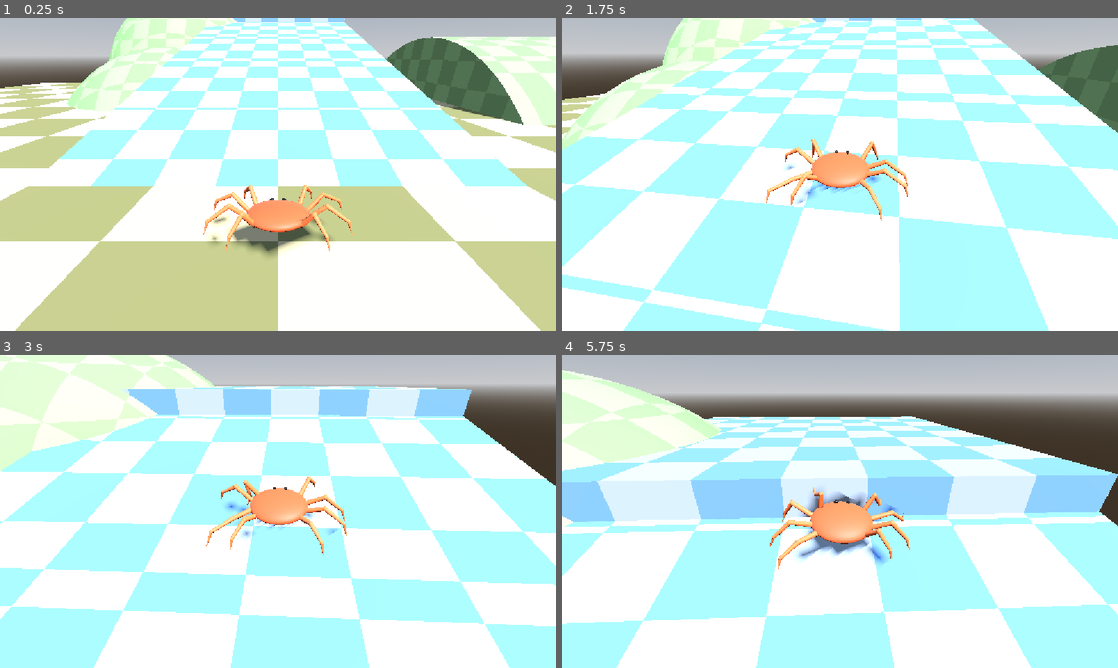
Above: before the commit, frames 1-4 (two rows, left to right).
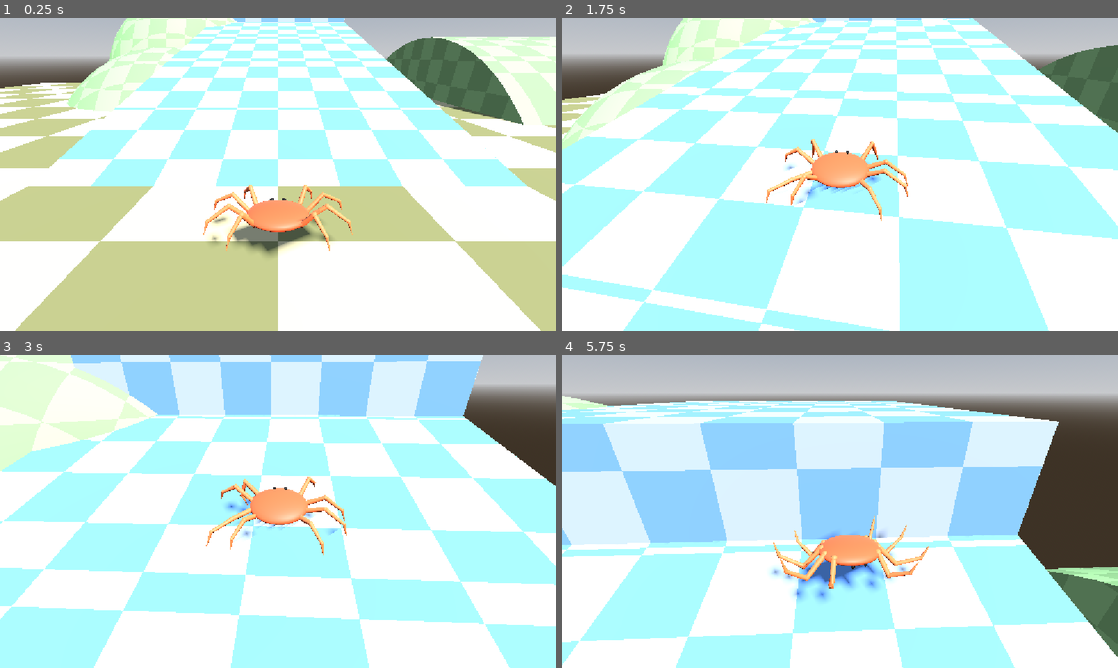
Above: after the commit, the same moments.

Repository: whwalton04/Fish-Frog
Game: Godot game, scene res://world/test_terrain.tscn
Same seed, same stepped clock (60 frames per second), same inputs: the game is played once before the commit and once after it.
Inputs (mouse positions are in pixels of both pictures, inside the frame that each line leads up to):
- Up to frame 1 (0.25 s): no input
- Up to frame 2 (1.75 s): tap Enter at 0.5 s; move the mouse to (867, 174) at 0.52 s; hold W (move_forward) from 0.53 s (still down); tap 0 at 0.6 s; click (867, 174) at 0.67 s; move the mouse to (812, 174) at 1.27 s; tap 2 at 1.35 s
- Up to frame 3 (3 s): keep holding W (move_forward); move the mouse to (289, 505) at 2.02 s; tap 1 at 2.1 s; move the mouse to (272, 517) at 2.77 s; tap 0 at 2.85 s; click (272, 517) at 2.92 s
- Up to frame 4 (5.75 s): keep holding W (move_forward); move the mouse to (878, 514) at 3.52 s; tap 2 at 3.6 s; move the mouse to (795, 508) at 4.27 s; tap 1 at 4.35 s; move the mouse to (845, 511) at 5.02 s; tap 0 at 5.1 s; click (845, 511) at 5.17 s

The runs differ from the first frame. In frame 2, less than 0.1% of the frame differs, in the area x 38-61%, y 38-58%; in frame 3, 7.8%; in frame 4, 65%, in the area x 0-100%, y 4-100%.

Commit message:
Crab riding: foothold lift/speed/grip, riders centre and turn with carrier
Footholds can raise the body, cap speed and override grip while stood on,
and signal when feet plant or lift. A crab riding another is placed by its
feet on the carrier's footholds only, centres between them and turns with
the carrier; legs with feet under the hip are drawn bent up and out.

Co-Authored-By: Claude Opus 5.5 <noreply@anthropic.com>

Diff:
--- a/crab/crab2.gd
+++ b/crab/crab2.gd
@@ -53,6 +53,12 @@
 # Merus, carpus+propodus, dactyl.
 const SEGMENT_LENGTHS := Vector3(0.14, 0.133, 0.08)
 const DACTYL_TILT_DEG := 20.0
+const STRADDLE_TILT_DEG := 45.0  # leaning out, with the foot under the hip
+## How far out, × reach, a foot must stand before the leg reaches toward it
+## rather than along its own direction.
+const OUTWARD_SPREAD := 0.3
+## How much the knee leans out as well as up.
+const KNEE_OUTWARD := 0.5
 
 # Legs
 const LATERAL_STIFFNESS := 0.27  # × vertical stiffness
@@ -86,7 +92,7 @@
 ## A foot on a foothold may stand this far inward of its hip and this close to
 ## it, × reach, so it can straddle something narrower than its stance from
 ## lying on it, rising as the feet take hold.
-const FOOTHOLD_INWARD := 0.1
+const FOOTHOLD_INWARD := 0.2
 const FOOTHOLD_MIN_REACH := 0.15
 ## A held foothold is kept until the foot's usual spot is this many capture
 ## radii away, so the foot doesn't flick between it and the ground.
@@ -125,6 +131,7 @@
 	var hold_normal_local: Vector3
 	var hold_foothold: Foothold
 	var foothold: Foothold  # the one the planted foot is on
+	var stood_on: Foothold  # as last told to the foothold
 	var segments: Array[MeshInstance3D] = []
 	var joints: Array[MeshInstance3D] = []
 
@@ -157,6 +164,7 @@
 var _airborne := false
 var _righting := false
 var _under: Object  # what's right under the belly, if anything
+var _carrier: Object  # what the crab is riding: under it, its feet on its footholds
 var _time := 0.0
 
 
@@ -251,7 +259,7 @@
 func _physics_process(delta: float) -> void:
 	_time += delta
 	_update_tuning()
-	_wish = _get_wish_velocity()
+	_wish = _get_wish_velocity().limit_length(move_speed * _foothold_speed_scale())
 	_follow_surfaces()
 	_update_target_basis(delta)
 	_update_gait()
@@ -270,6 +278,7 @@
 
 	_apply_self_right(delta)
 	_apply_wall_roll()
+	_tell_footholds()
 
 
 func _process(_delta: float) -> void:
@@ -307,6 +316,12 @@
 				wall_sum += leg.normal
 	var forward := -_target_basis.z
 	forward = Vector3(forward.x, 0.0, forward.z).normalized()
+	# A rider turns with what it rides, until told to face elsewhere.
+	if _carrier is RigidBody3D:
+		var spin: float = (_carrier as RigidBody3D).angular_velocity.y * delta
+		forward = forward.rotated(Vector3.UP, spin)
+		_desired_facing = _desired_facing.rotated(Vector3.UP, spin)
+		facing_direction = facing_direction.rotated(Vector3.UP, spin)
 	var turn := forward.signed_angle_to(_desired_facing, Vector3.UP)
 	forward = forward.rotated(Vector3.UP, clampf(turn, -turn_rate * delta, turn_rate * delta))
 
@@ -416,7 +431,8 @@
 	var force := lift * _leg_stiffness + (error - lift) * _leg_stiffness * LATERAL_STIFFNESS \
 			+ (drive - hip_vel) * _leg_damping \
 			- get_gravity() * mass / _legs.size()
-	force = _friction_cone(force, leg.normal).limit_length(_leg_max_force)
+	var leg_grip := leg.foothold.grip if leg.foothold and leg.foothold.grip > 0.0 else grip
+	force = _friction_cone(force, leg.normal, leg_grip).limit_length(_leg_max_force)
 	if force == Vector3.ZERO:
 		if _airborne and hip.distance_to(leg.foot.pos) > (leg.rest_local - leg.hip_local).length():
 			leg.planted = false
@@ -460,7 +476,9 @@
 
 
 ## Average body centre implied by each planted foot's rest spot. Wall feet
-## count only when no foot is on the ground.
+## count only when no foot is on the ground. Riding, only feet on the
+## carrier's footholds count, so feet left on the ground don't hold the body
+## down on it; they're stretched until they step up too.
 func _fit_body_center() -> Vector3:
 	var ground := Vector3.ZERO
 	var ground_count := 0
@@ -468,6 +486,8 @@
 	var wall_count := 0
 	for leg in _legs:
 		if not leg.planted:
+			continue
+		if _carrier and not (leg.foothold and leg.foothold.get_body() == _carrier):
 			continue
 		var center := leg.foot.pos - _target_basis * _fit_rest(leg)
 		if leg.normal.y > WALL_NORMAL_Y:
@@ -482,26 +502,30 @@
 
 
 ## The foot's rest spot, or for a foot on a foothold, the spot along the leg's
-## outward line level with it: a foothold may sit anywhere from under the hip
-## to full stretch, and only its height and sideways offset place the body.
+## outward line level with it, raised by the foothold's lift: a foothold may
+## sit anywhere from under the hip to full stretch, and only its height and
+## sideways offset place the body. Riding and not walking, it's under the
+## hip, so the rider settles to straddle the carrier, centred between its feet.
 func _fit_rest(leg: Leg) -> Vector3:
 	if not leg.foothold:
 		return leg.rest_local
-	var local := _target_basis.inverse() * (leg.foot.pos - global_position)
-	var full := Vector2(leg.rest_local.x - leg.hip_local.x, leg.rest_local.z - leg.hip_local.z).length()
-	var along := clampf((local - leg.hip_local).dot(leg.out_local), 0.0, full)
+	var along := 0.0
+	if not (_carrier and leg.foothold.get_body() == _carrier and _wish.length_squared() < 0.01):
+		var local := _target_basis.inverse() * (leg.foot.pos - global_position)
+		var full := Vector2(leg.rest_local.x - leg.hip_local.x, leg.rest_local.z - leg.hip_local.z).length()
+		along = clampf((local - leg.hip_local).dot(leg.out_local), 0.0, full)
 	var rest := leg.hip_local + leg.out_local * along
-	rest.y = leg.rest_local.y
+	rest.y = leg.rest_local.y - leg.foothold.get_lift()
 	return rest
 
 
 ## Push only, never pull; sideways force at most friction times push.
-func _friction_cone(force: Vector3, normal: Vector3) -> Vector3:
+func _friction_cone(force: Vector3, normal: Vector3, friction: float) -> Vector3:
 	var push := force.dot(normal)
 	if push <= 0.0:
 		return Vector3.ZERO
 	var slide := force - normal * push
-	return normal * push + slide.limit_length(grip * push)
+	return normal * push + slide.limit_length(friction * push)
 
 
 func _update_gait() -> void:
@@ -511,8 +535,12 @@
 	var lead := (flat_vel * LEAD_TIME).limit_length(_step_threshold * 0.5)
 	var moving := flat_vel.length() > 0.1 * _size or absf(angular_velocity.y) > 0.4
 	var threshold := _step_threshold if moving else _step_threshold * SETTLE_FRACTION
-	var belly := _ray(global_position, global_position - global_basis.y * RIDE_HEIGHT * 0.8 * _size)
+	var belly := _ray(global_position, global_position - global_basis.y * RIDE_HEIGHT * 2.5 * _size)
 	_under = belly.get("collider")
+	_carrier = null
+	for leg in _legs:
+		if leg.planted and leg.foothold and _under and leg.foothold.get_body() == _under:
+			_carrier = _under
 	var swinging := [false, false]
 	for leg in _legs:
 		if not leg.planted and leg.has_hold:
@@ -581,9 +609,10 @@
 
 
 ## The free foothold nearest the home spot, within its capture radius and the
-## leg's reach. It must be on what the rays found, on what the belly or a foot
-## is on, or the rays found nothing: footholds guide feet onto geometry the
-## crab is on, they don't pull it off the ground onto a neighbour.
+## leg's reach, or the one already held while it still qualifies. It must be
+## on what the rays found, on what the belly or a foot is on, or the rays found
+## nothing: footholds guide feet onto geometry the crab is on, they don't pull
+## it off the ground onto a neighbour.
 func _pick_foothold(leg: Leg, home: Vector3, found: Object) -> Foothold:
 	var best: Foothold = null
 	var best_dist := INF
@@ -602,9 +631,38 @@
 			continue
 		if not _in_reach(leg, foothold.global_position, HOLD_REACH, true):
 			continue
+		# Stays on the one it has while it can, rather than stepping across to
+		# a neighbour that has come slightly nearer.
+		if foothold == leg.hold_foothold:
+			return foothold
 		best = foothold
 		best_dist = dist
 	return best
+
+
+## The lowest speed scale of the footholds the feet stand on or are reaching
+## for, so a crab slows as it steps onto them rather than once it's there.
+func _foothold_speed_scale() -> float:
+	var lowest := 1.0
+	for leg in _legs:
+		if leg.planted and leg.foothold:
+			lowest = minf(lowest, leg.foothold.speed_scale)
+		if leg.has_hold and is_instance_valid(leg.hold_foothold):
+			lowest = minf(lowest, leg.hold_foothold.speed_scale)
+	return lowest
+
+
+## Tells footholds when a foot starts or stops standing on them.
+func _tell_footholds() -> void:
+	for leg in _legs:
+		var on := leg.foothold if leg.planted and is_instance_valid(leg.foothold) else null
+		if on == leg.stood_on:
+			continue
+		if is_instance_valid(leg.stood_on):
+			leg.stood_on.foot_lifted.emit(self)
+		if on:
+			on.foot_planted.emit(self)
+		leg.stood_on = on
 
 
 func _standing_on(body: Object) -> bool:
@@ -683,7 +741,8 @@
 				get_gravity(), delta)
 
 	var reach := _leg_reach(leg)
-	_tether(leg.foot, hip, hip_vel, reach * MIN_REACH, reach * MAX_REACH)
+	var min_reach := FOOTHOLD_MIN_REACH if stepping and leg.hold_foothold else MIN_REACH
+	_tether(leg.foot, hip, hip_vel, reach * min_reach, reach * MAX_REACH)
 	var hit := _collide(leg.foot, from, FOOT_RADIUS * _size)
 	var arrived := leg.foot.pos.distance_to(leg.hold) < 0.01 * _size
 	# Striking the surface by a foothold counts as standing on the foothold.
@@ -884,26 +943,38 @@
 	var hip := to_global(leg.hip_local)
 	var foot := leg.foot.pos
 
-	var outward := foot - hip
-	outward -= up * outward.dot(up)
-	outward = outward.normalized() if outward.length_squared() > 1e-6 else global_basis * leg.out_local
-
-	# Dactyl stands out from the surface, leaning in toward the body.
+	# Which way the leg reaches: toward the foot when it stands well out on its
+	# own side, easing to the leg's own direction as the foot comes in under the
+	# hip, where the direction to the foot is short and unsteady.
+	var side := (global_basis * leg.out_local).normalized()
+	var to_foot := foot - hip
+	to_foot -= up * to_foot.dot(up)
+	var spread := smoothstep(0.0, OUTWARD_SPREAD * _leg_reach(leg), to_foot.dot(side))
+	var outward := side
+	if to_foot.length_squared() > 1e-6:
+		outward = side.slerp(to_foot.normalized(), spread) if to_foot.normalized().dot(side) > -0.99 else side
+
+	# Dactyl stands out from the surface, leaning in toward the body. Under
+	# the hip it leans out instead, so the knee has room to arch over.
 	var normal := leg.normal if leg.planted else up
-	var inward := -(outward - normal * outward.dot(normal))
-	var tilt := deg_to_rad(DACTYL_TILT_DEG)
+	var lean := -outward * (spread * 2.0 - 1.0)
+	lean -= normal * lean.dot(normal)
+	var tilt := deg_to_rad(lerpf(STRADDLE_TILT_DEG, DACTYL_TILT_DEG, spread))
 	var dactyl := normal * cos(tilt)
-	if inward.length_squared() > 1e-6:
-		dactyl += inward.normalized() * sin(tilt)
+	if lean.length_squared() > 1e-6:
+		dactyl += lean.normalized() * sin(tilt)
 	var ankle := foot + dactyl * lengths.z
 
-	# Two-bone IK hip -> ankle, knee bent upward.
+	# Two-bone IK hip -> ankle, knee bent up and out. With the foot out from
+	# the hip that's straight up; with it underneath, up alone is along the
+	# leg and the outward part keeps the knee arched over its own side.
 	var to_ankle := ankle - hip
 	var dist := to_ankle.length()
 	var dir := to_ankle / dist if dist > 1e-5 else outward
 	var reach := clampf(dist, absf(lengths.x - lengths.y) + 1e-3, lengths.x + lengths.y - 1e-3)
-	var pole := up - dir * up.dot(dir)
-	pole = pole.normalized() if pole.length_squared() > 1e-6 else outward
+	var bend := up + outward * KNEE_OUTWARD
+	var pole := bend - dir * bend.dot(dir)
+	pole = pole.normalized() if pole.length_squared() > 1e-6 else up
 	var along := (lengths.x * lengths.x - lengths.y * lengths.y + reach * reach) / (2.0 * reach)
 	var rise := sqrt(maxf(lengths.x * lengths.x - along * along, 0.0))
 	var knee := hip + dir * along + pole * rise
--- a/crab/crab2.tscn
+++ b/crab/crab2.tscn
@@ -58,49 +58,73 @@
 [node name="Footholds" type="Node3D" parent="."]
 
 [node name="FrontR" type="Marker3D" parent="Footholds"]
-transform = Transform3D(1, 0, 0, 0, 1, 0, 0, 0, 1, 0.086, 0.025, -0.083)
+transform = Transform3D(1, 0, 0, 0, 1, 0, 0, 0, 1, 0.115, 0.015, -0.077)
 gizmo_extents = 0.03
 script = ExtResource("2_foothold")
 capture_radius = 0.3
+lift = 0.03
+speed_scale = 0.3
+grip = 2.0
 
 [node name="FrontMidR" type="Marker3D" parent="Footholds"]
-transform = Transform3D(1, 0, 0, 0, 1, 0, 0, 0, 1, 0.129, 0.025, -0.028)
+transform = Transform3D(1, 0, 0, 0, 1, 0, 0, 0, 1, 0.146, 0.015, -0.029)
 gizmo_extents = 0.03
 script = ExtResource("2_foothold")
 capture_radius = 0.3
+lift = 0.03
+speed_scale = 0.3
+grip = 2.0
 
 [node name="BackMidR" type="Marker3D" parent="Footholds"]
-transform = Transform3D(1, 0, 0, 0, 1, 0, 0, 0, 1, 0.129, 0.025, 0.028)
+transform = Transform3D(1, 0, 0, 0, 1, 0, 0, 0, 1, 0.147, 0.015, 0.025)
 gizmo_extents = 0.03
 script = ExtResource("2_foothold")
 capture_radius = 0.3
+lift = 0.03
+speed_scale = 0.3
+grip = 2.0
 
 [node name="BackR" type="Marker3D" parent="Footholds"]
-transform = Transform3D(1, 0, 0, 0, 1, 0, 0, 0, 1, 0.086, 0.025, 0.083)
+transform = Transform3D(1, 0, 0, 0, 1, 0, 0, 0, 1, 0.122, 0.015, 0.070)
 gizmo_extents = 0.03
 script = ExtResource("2_foothold")
 capture_radius = 0.3
+lift = 0.03
+speed_scale = 0.3
+grip = 2.0
 
 [node name="FrontL" type="Marker3D" parent="Footholds"]
-transform = Transform3D(1, 0, 0, 0, 1, 0, 0, 0, 1, -0.086, 0.025, -0.083)
+transform = Transform3D(1, 0, 0, 0, 1, 0, 0, 0, 1, -0.115, 0.015, -0.077)
 gizmo_extents = 0.03
 script = ExtResource("2_foothold")
 capture_radius = 0.3
+lift = 0.03
+speed_scale = 0.3
+grip = 2.0
 
 [node name="FrontMidL" type="Marker3D" parent="Footholds"]
-transform = Transform3D(1, 0, 0, 0, 1, 0, 0, 0, 1, -0.129, 0.025, -0.028)
+transform = Transform3D(1, 0, 0, 0, 1, 0, 0, 0, 1, -0.146, 0.015, -0.029)
 gizmo_extents = 0.03
 script = ExtResource("2_foothold")
 capture_radius = 0.3
+lift = 0.03
+speed_scale = 0.3
+grip = 2.0
 
 [node name="BackMidL" type="Marker3D" parent="Footholds"]
-transform = Transform3D(1, 0, 0, 0, 1, 0, 0, 0, 1, -0.129, 0.025, 0.028)
+transform = Transform3D(1, 0, 0, 0, 1, 0, 0, 0, 1, -0.147, 0.015, 0.025)
 gizmo_extents = 0.03
 script = ExtResource("2_foothold")
 capture_radius = 0.3
+lift = 0.03
+speed_scale = 0.3
+grip = 2.0
 
 [node name="BackL" type="Marker3D" parent="Footholds"]
-transform = Transform3D(1, 0, 0, 0, 1, 0, 0, 0, 1, -0.086, 0.025, 0.083)
+transform = Transform3D(1, 0, 0, 0, 1, 0, 0, 0, 1, -0.122, 0.015, 0.070)
 gizmo_extents = 0.03
 script = ExtResource("2_foothold")
 capture_radius = 0.3
+lift = 0.03
+speed_scale = 0.3
+grip = 2.0
--- a/tests/stand_test.gd
+++ b/tests/stand_test.gd
@@ -1,24 +1,47 @@
 extends SceneTree
 ## Headless crab-on-crab test: puts one crab on top of another on the test
-## terrain and measures how well it stands there. Run with
-##   godot --headless --path . -s tests/stand_test.gd -- <drop|offset|walk> <seconds>
-## drop: lowered straight on top. offset: lowered off to one side. walk: walks
-## into the other from behind until over its middle (or 3 s), then stops. FOOTHOLDS=0 removes the
-## crabs' footholds, to compare.
+## terrain and measures how well it stands and rides there. Run with
+##   godot --headless --path . -s tests/stand_test.gd -- <mode> <seconds>
+## Modes:
+##   drop        lowered straight on top
+##   offset      lowered off to one side
+##   mount       walks into the other at full speed from behind, stopping once
+##               over its middle
+##   mount_side  the same from the side
+##   cross       walks on from behind and keeps walking, to get off the far side
+##   ride        mounts from behind, then the one underneath turns round,
+##               walks, turns left, walks and stops, with the rider given no
+##               input
+##   ground      walks on open ground with no other crab near, for comparison
+## FOOTHOLDS=0 removes the crabs' footholds, to compare. The LEGS line rates
+## how the rider's legs are drawn: jitter is the knees' frame-to-frame jerk in
+## the body's frame, wrong_side the share of knees on the body's side of their
+## hip, knee_rise how high the knees are above their hips on average.
 
 const SPOT := Vector3(0.0, 0.107, 3.0)
+## Shell bottom to centre and centre to top; the gap is between the shells.
+const SHELL_HALF_HEIGHT := 0.042
 
 var top: RigidBody3D
 var bottom: RigidBody3D
 var mode := "drop"
 var seconds := 6.0
 var frame := 0
+var approach := Vector3.ZERO  # direction the rider walks on in
+var mounted_at := -1.0  # when the rider stopped walking
 var on_top_time := 0.0
 var feet_sum := 0.0
 var foothold_sum := 0.0
+var gap_sum := 0.0
+var off_center_sum := 0.0
 var samples := 0
 var tipped := 0.0
-var settle_at := 1.0  # measuring starts here
+var knees := []  # per leg, the last two knee positions in the body's frame
+var jerk_sum := 0.0
+var wrong_side := 0
+var rise_sum := 0.0
+var knee_samples := 0
+var measuring := false
 
 
 func _initialize() -> void:
@@ -40,7 +63,17 @@
 	match mode:
 		"drop": top.position = SPOT + Vector3(0.0, 0.25, 0.0)
 		"offset": top.position = SPOT + Vector3(0.1, 0.25, 0.0)
-		"walk": top.position = SPOT + Vector3(0.0, 0.0, 0.7)
+		"mount", "ride", "cross": approach = Vector3.FORWARD
+		"ground":
+			approach = Vector3.FORWARD
+			bottom.position = Vector3(6.0, 0.107, 7.0)
+		"mount_side":
+			approach = Vector3.LEFT
+			# Both facing the way the rider walks, so it comes in side-on.
+			top.rotation.y = PI / 2
+			bottom.rotation.y = PI / 2
+	if approach != Vector3.ZERO:
+		top.position = SPOT - approach * 0.7
 	# Steered by hand here, not by the player.
 	player.process_mode = Node.PROCESS_MODE_DISABLED
 	top.process_mode = Node.PROCESS_MODE_PAUSABLE
@@ -51,16 +84,33 @@
 	frame += 1
 	var t := frame * delta
 	var d := top.global_position - bottom.global_position
-	if mode == "walk":
-		var walking := t > 0.5 and t < 3.5 and d.z > 0.0 and settle_at == 1.0
-		top.move_direction = Vector3.FORWARD * 0.5 if walking else Vector3.ZERO
-		if t > 0.5 and not walking and settle_at == 1.0:
-			settle_at = t + 0.5
-	var on_top := d.y > 0.08 and Vector2(d.x, d.z).length() < 0.2
-	if t > settle_at:
+	var measure_from := 1.0
+	if approach != Vector3.ZERO:
+		var walking := mounted_at < 0.0 and t > 0.5 and t < 3.5 \
+				and (d.dot(approach) < 0.0 or mode == "cross" or mode == "ground")
+		if t > 0.5 and not walking and mounted_at < 0.0:
+			mounted_at = t
+		top.move_direction = approach * float(OS.get_environment("SPEED") if OS.has_environment("SPEED") else "1") if walking else Vector3.ZERO
+		measure_from = mounted_at + 0.5 if mounted_at >= 0.0 else INF
+	if mode == "ride" and mounted_at >= 0.0:
+		# Turns round, walks, turns left and walks, all on open ground.
+		var ride_t := t - mounted_at - 1.0
+		if ride_t < 0.0 or ride_t > 2.4:
+			bottom.move_direction = Vector3.ZERO
+		elif ride_t < 1.2:
+			bottom.move_direction = Vector3.BACK
+		else:
+			bottom.move_direction = Vector3.LEFT
+		bottom.facing_direction = bottom.move_direction
+	var flat := Vector2(d.x, d.z).length()
+	var on_top := d.y > 0.08 and flat < 0.2
+	measuring = t > measure_from or (mode == "ground" and t > 1.0 and t < 3.5)
+	if t > measure_from:
 		samples += 1
 		if on_top:
 			on_top_time += delta
+			gap_sum += d.y - 2.0 * SHELL_HALF_HEIGHT
+			off_center_sum += flat
 		var feet := 0
 		var footholds := 0
 		for leg in top._legs:
@@ -72,14 +122,44 @@
 		foothold_sum += footholds
 		if top.global_basis.y.y < 0.3:
 			tipped += delta
-	if frame % 60 == 0 and OS.has_environment("LOG"):
+	if frame % int(OS.get_environment("LOG_EVERY") if OS.has_environment("LOG_EVERY") else "30") == 0 and OS.has_environment("LOG"):
 		var feet_on: int = top._legs.filter(func(l): return l.planted and l.collider == bottom).size()
-		print("t=%.1f d=(%.2f %.2f %.2f) up=%.2f feet_on_bottom=%d bottom_moved=%.2f" % [t, d.x, d.y, d.z,
-				top.global_basis.y.y, feet_on, Vector2(bottom.global_position.x - SPOT.x, bottom.global_position.z - SPOT.z).length()])
+		print("t=%.2f d=(%.2f %.3f %.2f) up=%.2f feet_on_bottom=%d bottom=(%.2f %.2f) bottom_up=%.2f yaw_diff=%.0f" % [t, d.x, d.y, d.z,
+				top.global_basis.y.y, feet_on, bottom.global_position.x, bottom.global_position.z, bottom.global_basis.y.y, rad_to_deg((-top.global_basis.z).signed_angle_to(-bottom.global_basis.z, Vector3.UP))])
 	if t >= seconds:
-		var moved := Vector2(bottom.global_position.x - SPOT.x, bottom.global_position.z - SPOT.z).length()
-		print("RESULT %s on_top=%.0f%% feet_on_bottom=%.1f on_footholds=%.1f bottom_moved=%.2fm tipped=%.2fs" % [
+		var on_samples := on_top_time / delta
+		if mode == "cross":
+			print("CROSSED %s: %.2fm past the other's middle" % [d.dot(approach) > 0.4, d.dot(approach)])
+		print("LEGS jitter=%.5f wrong_side=%.1f%% knee_rise=%.3fm" % [jerk_sum / maxf(knee_samples, 1),
+				100.0 * wrong_side / maxf(knee_samples, 1), rise_sum / maxf(knee_samples, 1)])
+		print("RESULT %s on_top=%.0f%% feet_on_bottom=%.1f on_footholds=%.1f gap=%.3fm off_center=%.3fm tipped=%.2fs" % [
 				mode, 100.0 * on_top_time / maxf(samples * delta, delta), feet_sum / maxf(samples, 1),
-				foothold_sum / maxf(samples, 1), moved, tipped])
+				foothold_sum / maxf(samples, 1), gap_sum / maxf(on_samples, 1), off_center_sum / maxf(on_samples, 1),
+				tipped])
 		return true
 	return false
+
+
+## Rates the rider's leg poses each drawn frame, after the crab has posed them.
+func _process(_delta: float) -> bool:
+	if not measuring:
+		knees.clear()
+		return false
+	if knees.is_empty():
+		knees.resize(top._legs.size())
+		for i in knees.size():
+			knees[i] = []
+	for i in top._legs.size():
+		var leg = top._legs[i]
+		var knee: Vector3 = top.to_local(leg.joints[1].global_position)
+		var history: Array = knees[i]
+		if history.size() == 2:
+			jerk_sum += (knee - 2.0 * history[1] + history[0]).length()
+			knee_samples += 1
+			var from_hip: Vector3 = knee - leg.hip_local
+			if Vector2(from_hip.x, from_hip.z).dot(Vector2(leg.out_local.x, leg.out_local.z)) < 0.0:
+				wrong_side += 1
+			rise_sum += from_hip.y
+			history.pop_front()
+		history.append(knee)
+	return false
--- a/world/foothold.gd
+++ b/world/foothold.gd
@@ -7,6 +7,12 @@
 ## long as it's already on, or reaching for, the body this belongs to (the
 ## nearest CollisionObject3D above it). The foot pushes along this node's +Y,
 ## whatever the surface under it faces, so a foothold on a rim can be stood on.
+##
+## While a foot stands here it can also change how the animal stands, below,
+## and the signals let anything else react.
+
+signal foot_planted(animal: Node)
+signal foot_lifted(animal: Node)
 
 const GROUP := &"footholds"
 
@@ -15,6 +21,17 @@
 @export_range(0.01, 1.0, 0.01) var capture_radius := 0.15
 ## How many feet can stand here at once.
 @export_range(1, 8) var capacity := 1
+
+@export_group("While stood on")
+## Raises the animal's body this much (m, scaled with the node), averaged over
+## its feet here.
+@export_range(0.0, 0.3, 0.005) var lift := 0.0
+## Caps the animal's speed over this body, × its full speed. The lowest of its
+## feet's counts.
+@export_range(0.0, 1.0, 0.01) var speed_scale := 1.0
+## Friction for a foot here, in place of the animal's own grip; 0 keeps that.
+## High values hold like a hook.
+@export_range(0.0, 10.0, 0.05) var grip := 0.0
 
 var _users := {}  # foot -> animal it belongs to
 
@@ -38,6 +55,10 @@
 	return capture_radius * global_basis.get_scale().x
 
 
+func get_lift() -> float:
+	return lift * global_basis.get_scale().x
+
+
 func is_free_for(foot: Object) -> bool:
 	for user in _users.keys():
 		if not is_instance_valid(_users[user]):
--- a/world/test_terrain.tscn
+++ b/world/test_terrain.tscn
@@ -105,7 +105,7 @@
 mesh = SubResource("BoxMesh_ramp")
 
 [node name="Platform" type="StaticBody3D" parent="." unique_id=1687294253]
-transform = Transform3D(1, 0, 0, 0, 1, 0, 0, 0, 1, 0, 0.7224196, -9.596986)
+transform = Transform3D(1, 0, 0, 0, 1, 0, 0, 0, 1, 0, 1.222102, -9.596986)
 
 [node name="CollisionShape3D" type="CollisionShape3D" parent="Platform" unique_id=1939883181]
 shape = SubResource("BoxShape3D_platform")
Not shown, changed: docs/contact-crab-design.md
